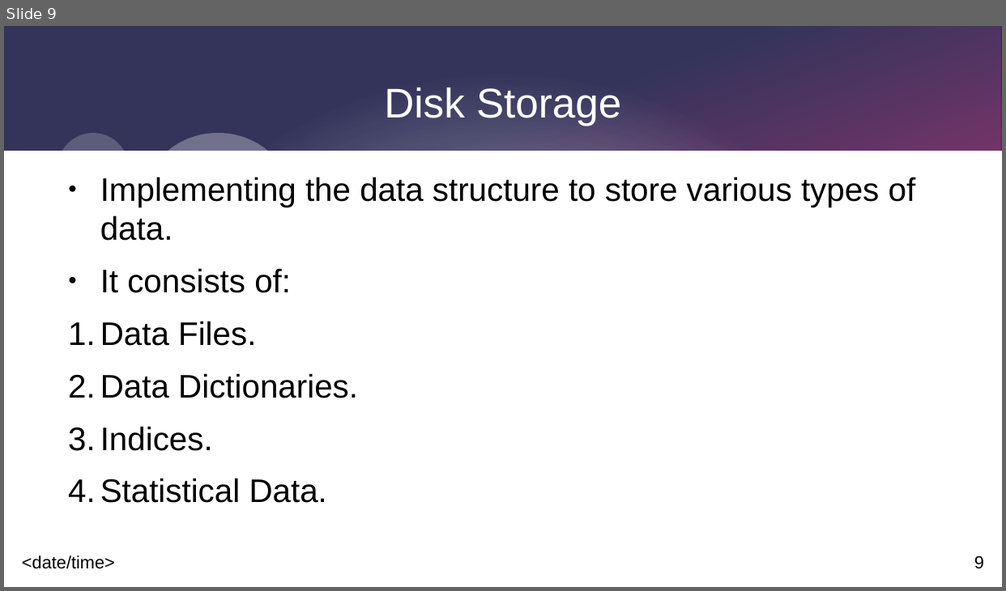
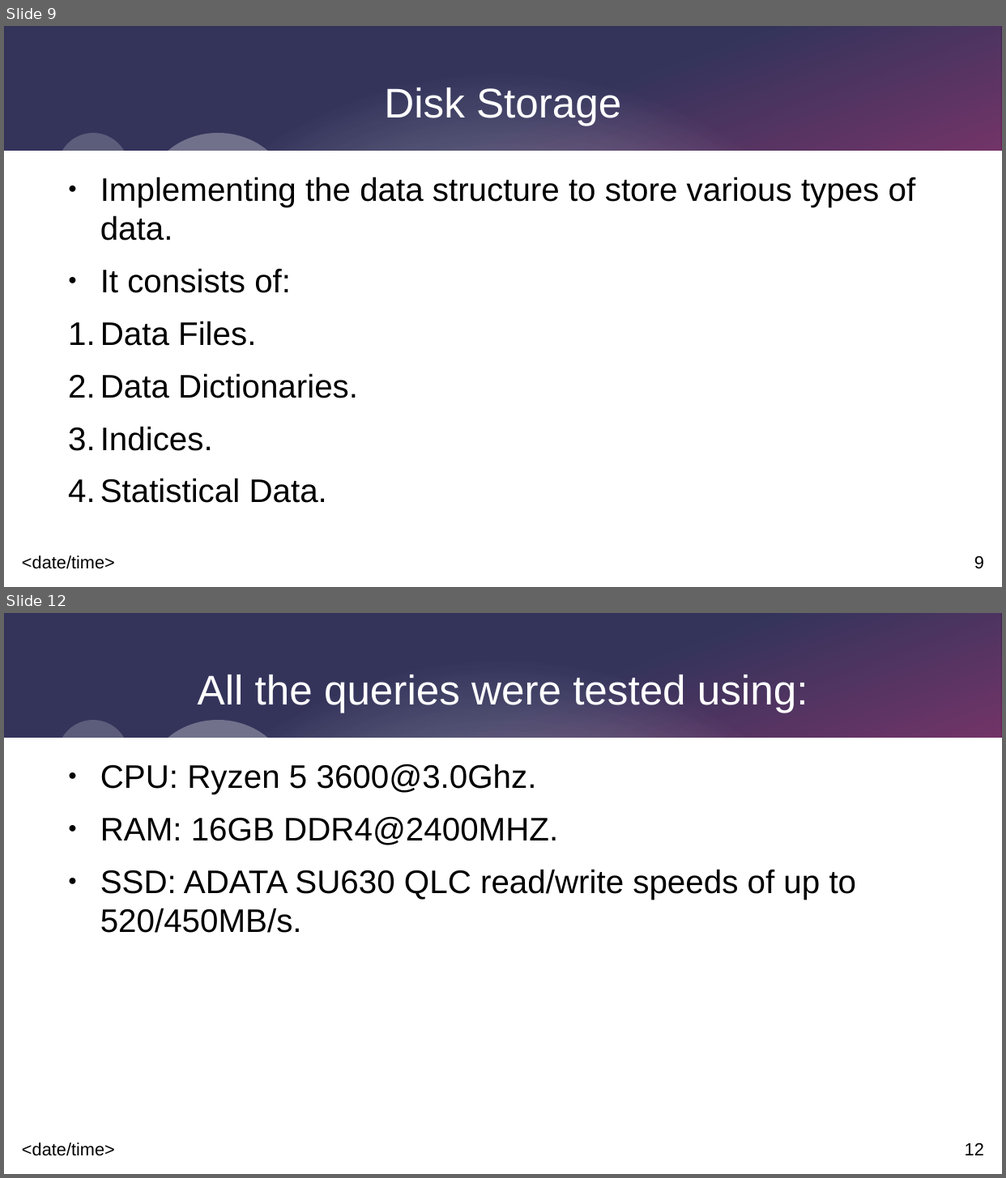
Before and after one commit to hamzaaldabe/QueryPerformanceAnalysis, a slide deck: QueryPerformanceAnalysis.odp. Shown one above the other, each under a label of ours: slide 9 before the commit, slides 9 and 12 after it; the slides between them are not shown. The pictures are 1006x591 and 1006x1178 pixels, drawn with LibreOffice and Linux fonts; fonts in the diff are those of the drawing. Boxes give left, top, right and bottom in pixels: in the first picture for what was removed or moved away, otherwise in the second. Text is boxed around its words. In the diff, an @@ line names an element or a change of style, - is before the commit and + after.

```diff
--- a/QueryPerformanceAnalysis.odp
+++ b/QueryPerformanceAnalysis.odp
@@ slide 12 added at [4, 613, 1002, 1174], background #FFFFFF; not listed: 9 template elements that a slide beside it also shows @@
@@ title added at [198, 675, 808, 713], 33 pt, text #FFFFFF @@
+All the queries were tested using:
@@ text added at [100, 764, 857, 933], 26 pt, text #000000 @@
+● CPU: Ryzen 5 3600@3.0Ghz.
+● RAM: 16GB DDR4@2400MHZ.
+● SSD: ADATA SU630 QLC read/write speeds of up to 520/450MB/s.
```
Also in this commit, not shown: 1 slide changed, 17 other slides added, 2 other files.
